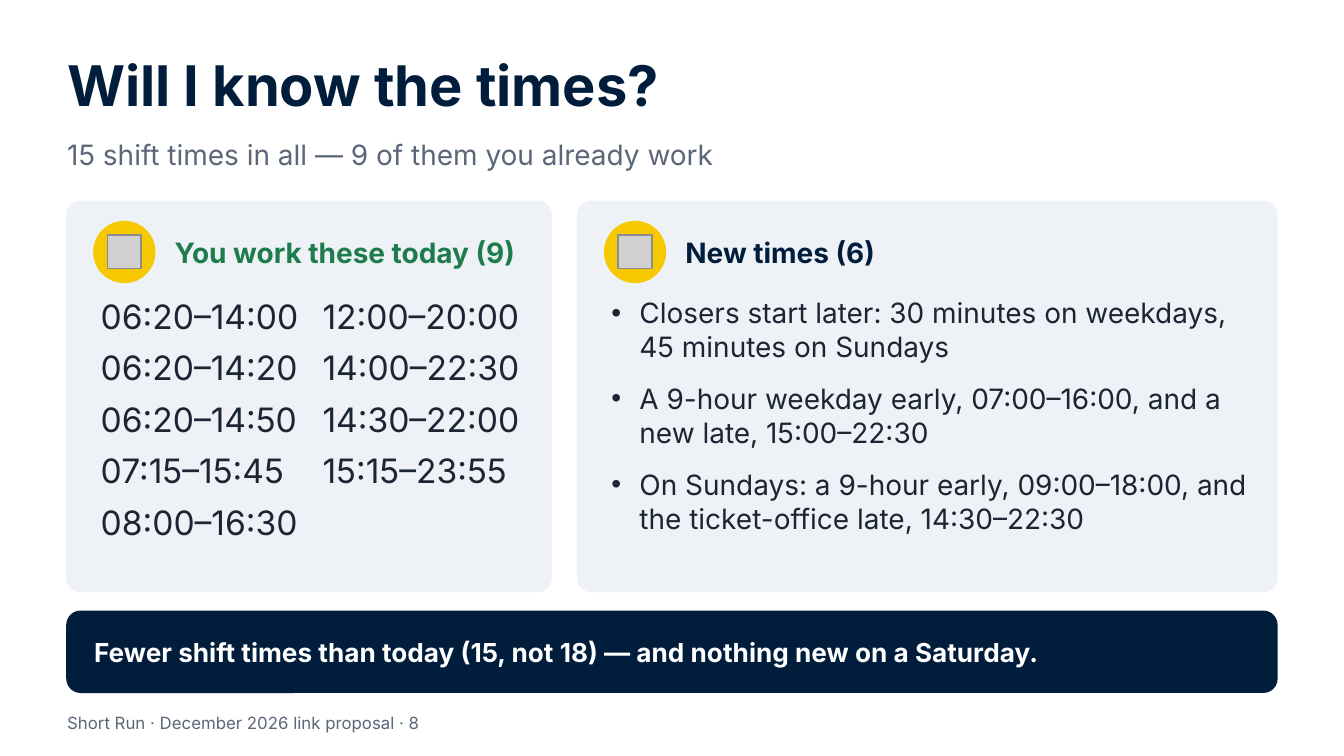
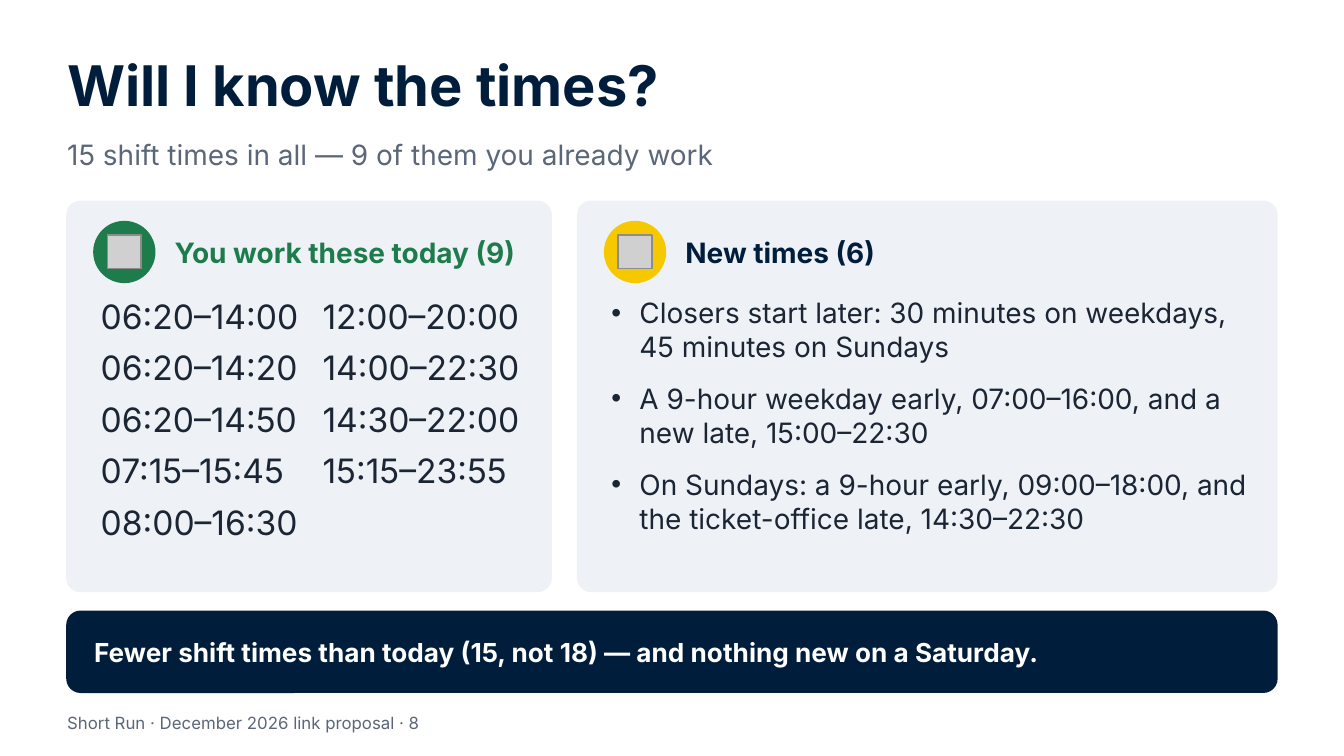
Before and after one commit to Garethdavidmiller/roster-app, a slide deck: slide 8 of docs/links-26/presentations/Short-Run-for-colleagues.pptx. Drawn at 1344x756 pixels with LibreOffice and Linux fonts; fonts in the diff are those of the drawing; grey boxes stand for pictures. Boxes give left, top, right and bottom in pixels: in the first picture for what was removed or moved away, otherwise in the second. Text is boxed around its words. In the diff, an @@ line names an element or a change of style, - is before the commit and + after.

```diff
--- a/docs/links-26/presentations/Short-Run-for-colleagues.pptx
+++ b/docs/links-26/presentations/Short-Run-for-colleagues.pptx
@@ ellipse at (x1=94, y1=222, x2=155, y2=282): fill #F5C800 to #1E7B4B; outline #F5C800 1 pt to #1E7B4B 1 pt @@
```
Also in this commit, not shown: 3 other slides changed, 40 other files.
